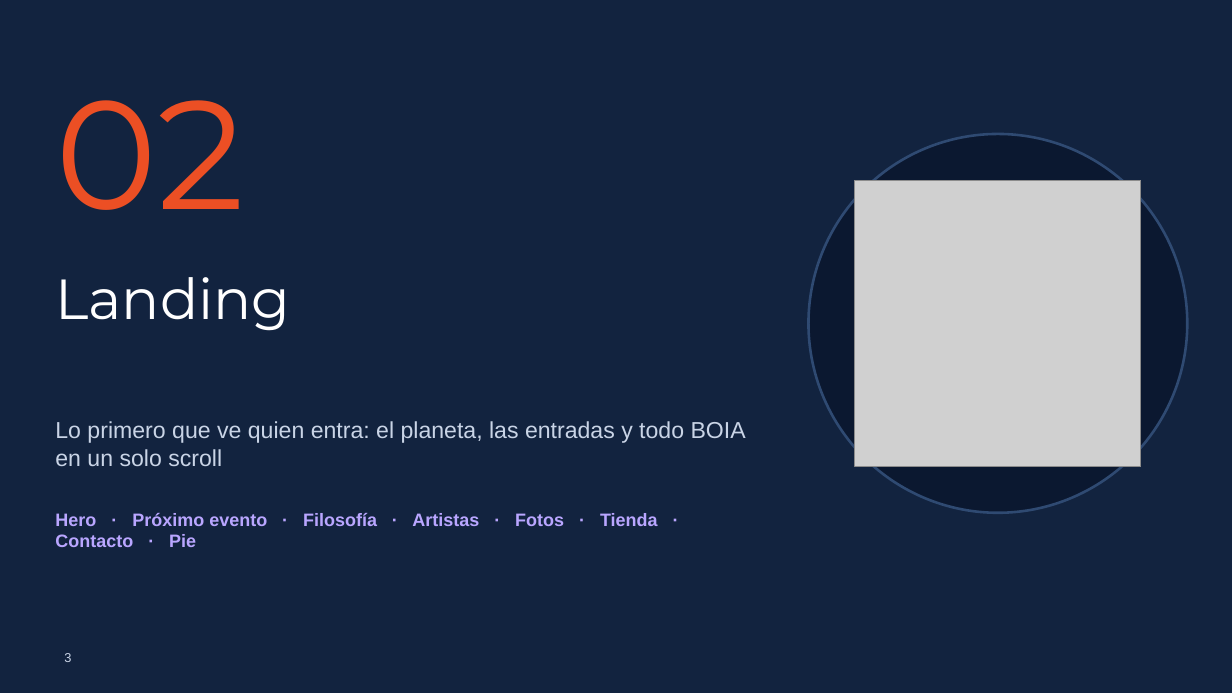
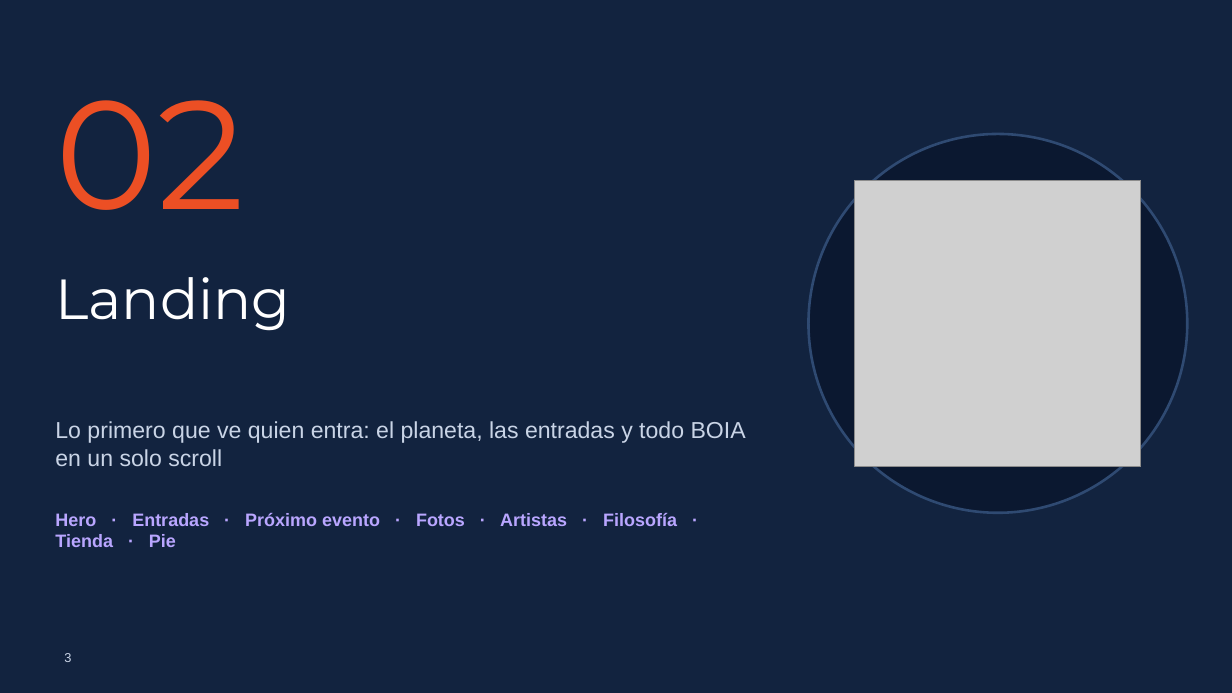
Before and after one commit to picodepato/boia-planet-web, a slide deck: slide 3 of docs/presentacion/boia-planet.pptx. Drawn at 1232x693 pixels with LibreOffice and Linux fonts; fonts in the diff are those of the drawing; grey boxes stand for pictures; background and template pictures are left out. Boxes give left, top, right and bottom in pixels: in the first picture for what was removed or moved away, otherwise in the second. Text is boxed around its words. In the diff, an @@ line names an element or a change of style, - is before the commit and + after.

```diff
--- a/docs/presentacion/boia-planet.pptx
+++ b/docs/presentacion/boia-planet.pptx
@@ text at box(55, 513, 677, 547): text changed @@
-Hero · Próximo evento · Filosofía · Artistas · Fotos · Tienda · Contacto · Pie
+Hero · Entradas · Próximo evento · Fotos · Artistas · Filosofía · Tienda · Pie
```
Also in this commit, not shown: 3 other slides changed, 7 slides added, 1 slide removed, 16 other files.
